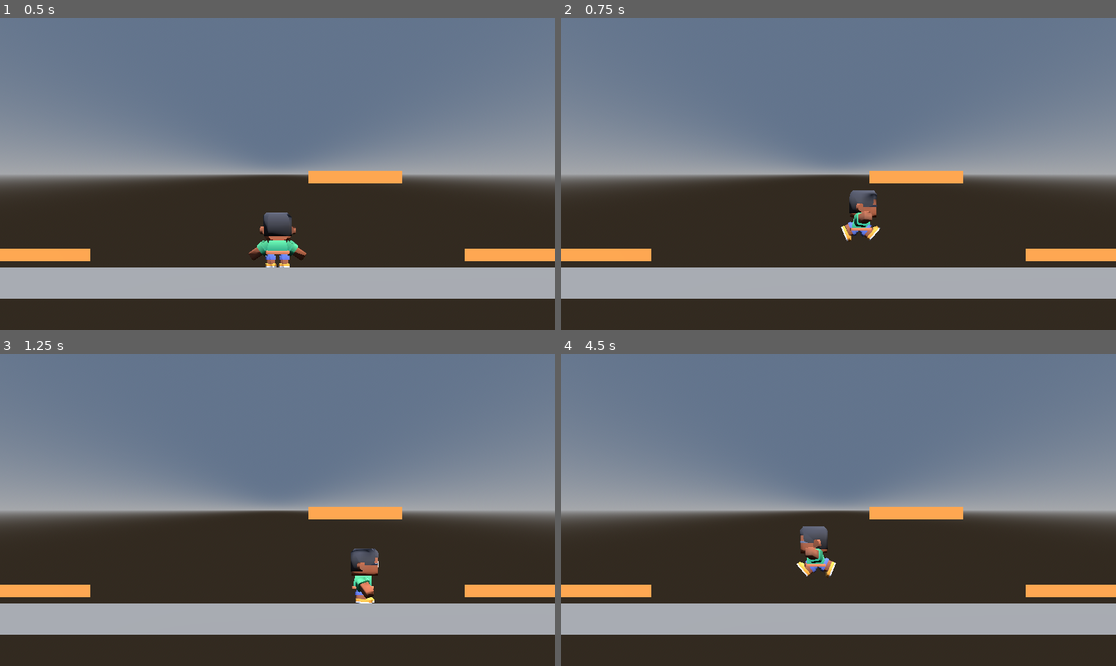
Above: before the commit, frames 1-4 (two rows, left to right).
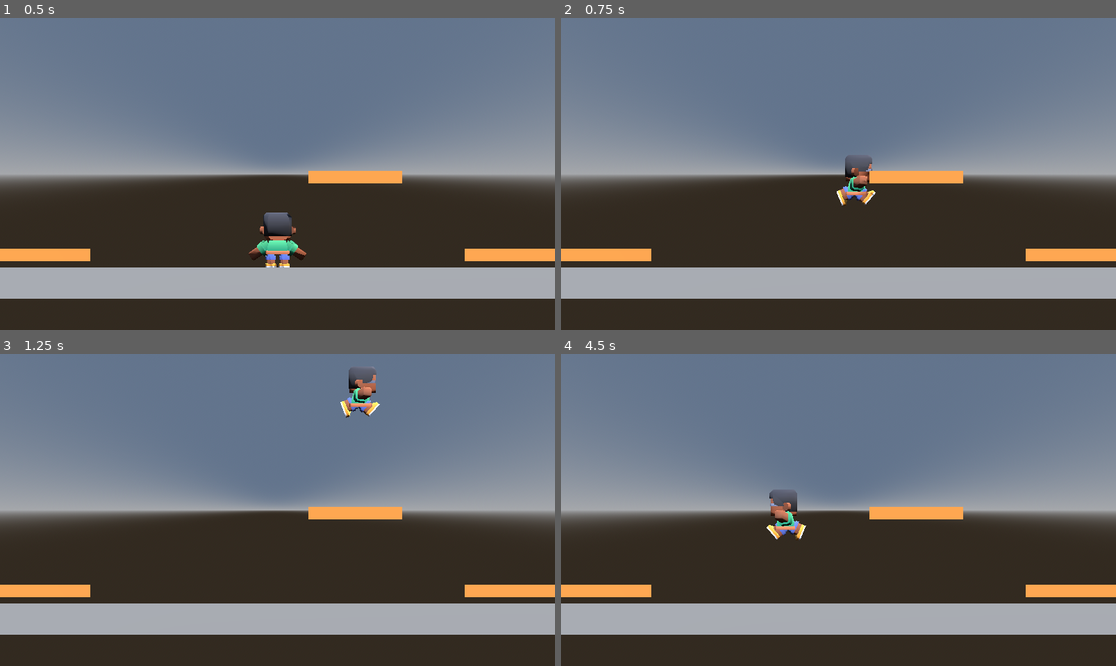
Above: after the commit, the same moments.

Repository: DanielNavarro-02/SpartanBlood
Game: Godot game, scene res://main.tscn
The game is run twice, just before and just after one commit, with the same random seed, the same clock (stepped at 60 frames per second) and the same inputs.
Inputs:
- Up to frame 1 (0.5 s): no input
- Up to frame 2 (0.75 s): tap Enter at 0.5 s; hold D (move_right) from 0.53 s (still down); tap Space (saltar) at 0.6 s
- Up to frame 3 (1.25 s): keep holding D (move_right); tap Space (saltar) at 0.77, 1.07 s
- Up to frame 4 (4.5 s): release D (move_right) at 1.28 s; hold A (move_left) 1.28-2.03 s; tap Space (saltar) at 1.35, 1.52, 1.82, 2.1, 2.85, 3.02, 3.32, 3.6, 3.77, 4.07, 4.35 s; hold D (move_right) 2.03-2.78 s; hold W (move_up) 2.78-3.53 s; hold A (move_left) from 3.53 s (still down)

Frame 1 is identical in both runs. In frame 2, 1.2% of the frame differs, in the area x 49-58%, y 44-72%; in frame 3, 1.3%; in frame 4, 1.4%, in the area x 37-50%, y 43-72%.

Commit message:
T7 N1 - Tarea A - rapidez y salto por altura

Diff:
--- a/personaje.gd
+++ b/personaje.gd
@@ -1,8 +1,8 @@
 extends CharacterBody3D
 
-@export var speed = 4.0
-@export var gravedad = 9.8
-@export var fuerza_salto = 6.0
+@export var speed = 5.0
+@export var gravedad = 20.0
+@export var altura_salto = 6.0
 @onready var anim = $Modelo/AnimationPlayer
 
 # Enchufes: otros scripts (las acciones del juego) cambian estas tres variables.
@@ -15,7 +15,7 @@
 	if not is_on_floor():
 		velocity.y -= gravedad * delta
 	elif Input.is_action_just_pressed("saltar"):
-		velocity.y = fuerza_salto
+		velocity.y = sqrt(2 * gravedad * altura_salto)
 
 	var lado = Input.get_axis("move_left", "move_right")
 	velocity.x = lado * speed * multiplicador + empuje.x
